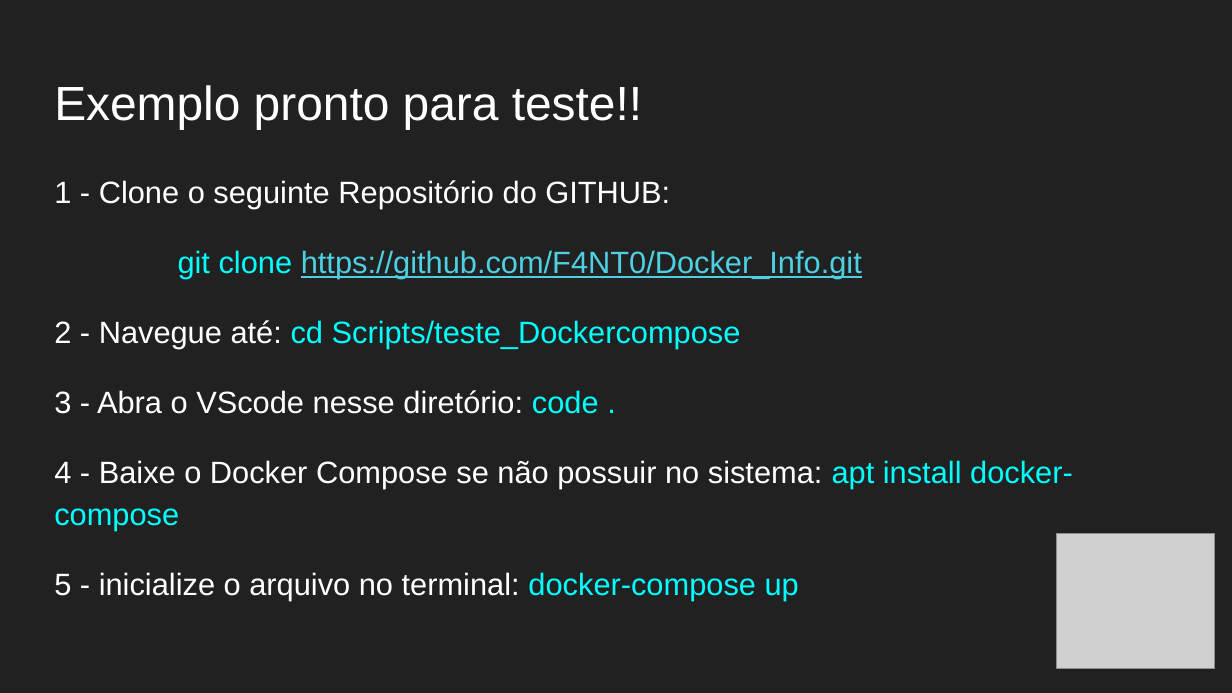
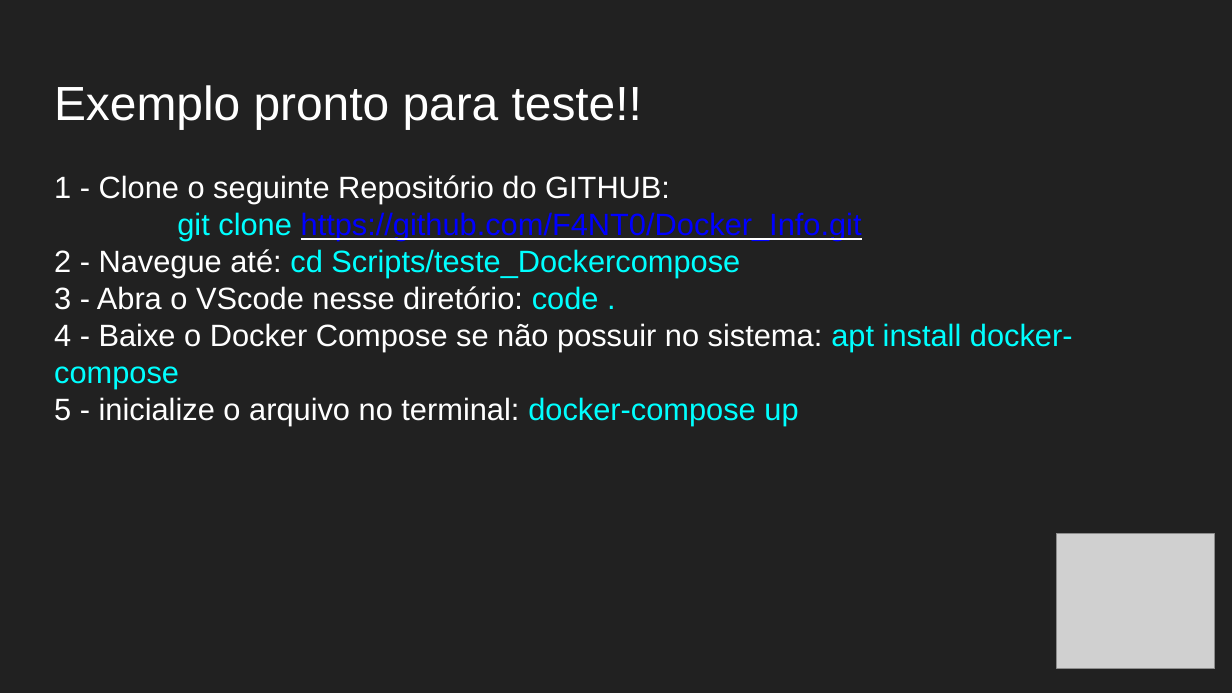
Before and after one commit to F4NT0/D0CK3R, a slide deck: slide 29 of Aula_Docker.pptx (slide 28 before the commit). Drawn at 1232x693 pixels with LibreOffice and Linux fonts; fonts in the diff are those of the drawing; grey boxes stand for pictures. Boxes give left, top, right and bottom in pixels: in the first picture for what was removed or moved away, otherwise in the second. Text is boxed around its words. In the diff, an @@ line names an element or a change of style, - is before the commit and + after.

```diff
--- a/Aula_Docker.pptx
+++ b/Aula_Docker.pptx
@@ text "1 - Clone o seguinte ..." at bbox=[54, 175, 1073, 425]: text colour #4DD0E1 to #0000FF in "https://github.com/F4NT0/Docker_Info.git"; line spacing 1.15 to 1; less space between paragraphs @@
```
Also in this commit, not shown: 27 other slides changed, 1 slide added.
